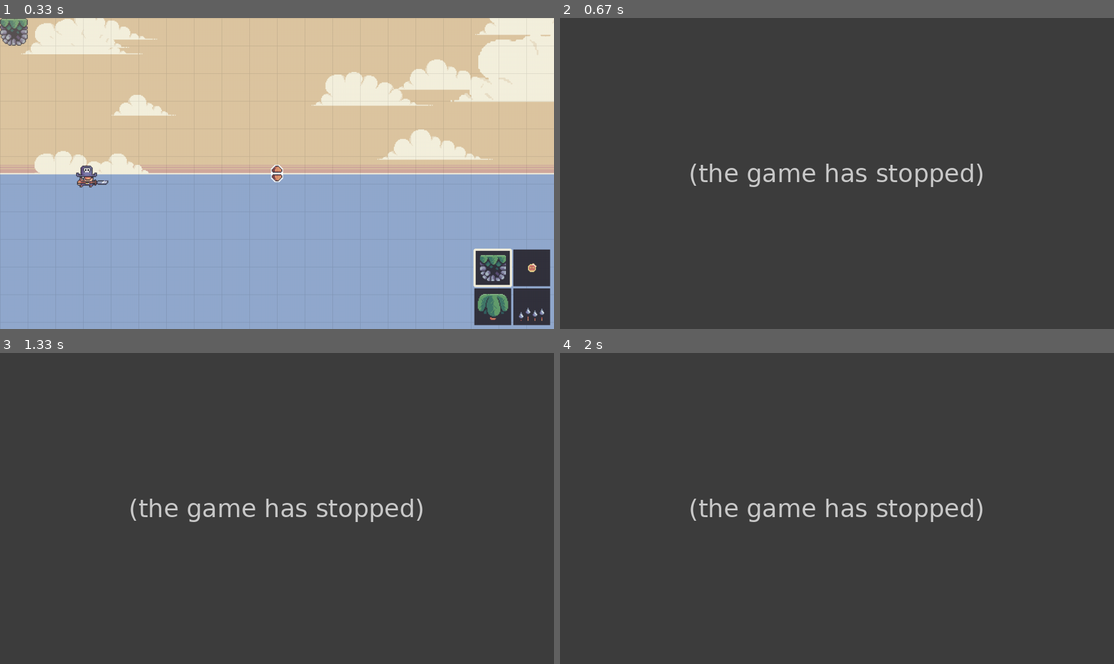
Above: before the commit, frames 1-4 (two rows, left to right).
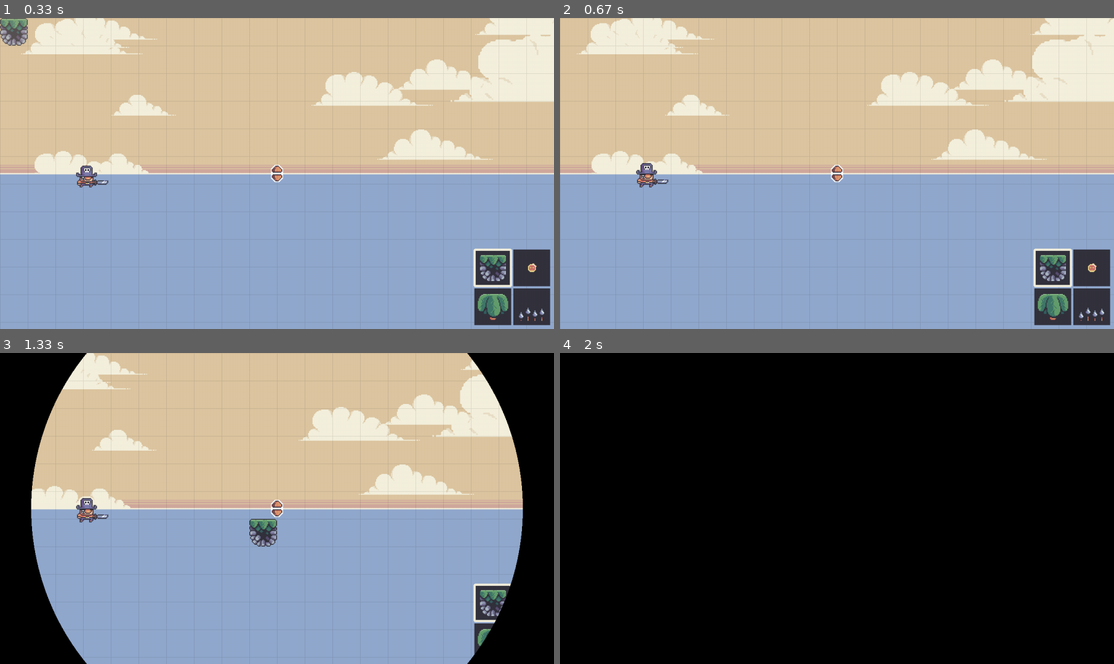
Above: after the commit, the same moments.

Repository: deadlyedge/pygame2023
Game: pygame game, started from PirateMaker/main.py
Same seed, same stepped clock (60 frames per second), same inputs: the game is played once before the commit and once after it.
Inputs (mouse positions are in pixels of both pictures, inside the frame that each line leads up to):
- Up to frame 1 (0.33 s): no input
- Up to frame 2 (0.67 s): click (1069, 288) at 0.38 s
- Up to frame 3 (1.33 s): click (254, 520) at 0.88 s; tap Enter at 1.17 s
- Up to frame 4 (2 s): click (648, 508) at 1.55 s; hold Right from 1.83 s (still down)

Frame 1 is identical in both runs. In frame 2, 98% of the frame differs, in the area x 0-100%, y 0-100%; in frame 3, 99%; in frame 4, 100%.
Error before the commit: KeyError: None (menu.py line 72); the game stopped at 0.38 s (later frames are placeholders)

Commit message:
need to be tested.

Diff:
--- a/PirateMaker/editor.py
+++ b/PirateMaker/editor.py
@@ -73,6 +73,11 @@
             origin=self.origin,
             group=[self.canvas_objects, self.foreground],
         )
+
+        # music
+        self.editor_music = pygame.mixer.Sound("PirateMaker/audio/Explorer.ogg")
+        self.editor_music.set_volume(0.4)
+        self.editor_music.play(loops=-1)
 
     # support
     def get_current_cell(self, obj=None):
@@ -230,6 +235,7 @@
                 sys.exit()
             if event.type == pygame.KEYDOWN and event.key == pygame.K_RETURN:
                 self.switch(self.create_grid())
+                self.editor_music.stop()
 
             self.pan_input(event)
             self.selection_hotkeys(event)
@@ -280,7 +286,8 @@
         if event.type == pygame.MOUSEBUTTONDOWN and self.menu.rect.collidepoint(
             mouse_pos()
         ):
-            self.selection_index = self.menu.click(mouse_pos(), mouse_buttons())
+            new_index = self.menu.click(mouse_pos(), mouse_buttons())
+            self.selection_index = new_index if new_index else self.selection_index
 
     def canvas_add(self):
         if (
--- a/PirateMaker/level.py
+++ b/PirateMaker/level.py
@@ -22,7 +22,7 @@
 
 
 class Level:
-    def __init__(self, grid, switch, asset_dict) -> None:
+    def __init__(self, grid, switch, asset_dict, audio) -> None:
         self.display_surface = pygame.display.get_surface()
         self.switch = switch
 
@@ -33,7 +33,7 @@
         self.collision_sprites = pygame.sprite.Group()
         self.shell_sprites = pygame.sprite.Group()
 
-        self.build_level(grid, asset_dict)
+        self.build_level(grid, asset_dict, audio['jump'])
 
         # level limits
         self.level_limits = {
@@ -49,7 +49,20 @@
         pygame.time.set_timer(self.cloud_timer, 2000)
         self.startup_clouds()
 
-    def build_level(self, grid, asset_dict):
+        # sounds
+        self.bg_music = audio['music']
+        self.bg_music.set_volume(0.4)
+        self.bg_music.play(loops=-1)
+
+        self.coin_sound = audio['coin']
+        self.coin_sound.set_volume(0.3)
+
+        self.hit_sound = audio['hit']
+        self.hit_sound.set_volume(0.3)
+
+        self.jump_sound = audio['jump']
+
+    def build_level(self, grid, asset_dict, jump_sound):
         for layer_name, layer in grid.items():
             for pos, data in layer.items():
                 if layer_name == "terrain":
@@ -83,6 +96,7 @@
                             asset_dict["player"],
                             self.all_sprites,
                             self.collision_sprites,
+                            jump_sound
                         )
 
                     # sky
@@ -209,6 +223,7 @@
             self.player, self.coin_sprites, True
         )
         for sprite in collided_coins:
+            self.coin_sound.play()
             Particle(self.particle_surfs, sprite.rect.center, self.all_sprites)
 
     def get_damage(self):
@@ -216,6 +231,7 @@
             self.player, self.damage_sprites, False, pygame.sprite.collide_mask
         )
         if collision_sprites:
+            self.hit_sound.play()
             self.player.damage()
 
     def event_loop(self):
@@ -225,6 +241,7 @@
                 sys.exit()
             if event.type == pygame.KEYDOWN and event.key == pygame.K_ESCAPE:
                 self.switch()
+                self.bg_music.stop()
 
             if event.type == self.cloud_timer:
                 surf = choice(self.cloud_surfs)
--- a/PirateMaker/main.py
+++ b/PirateMaker/main.py
@@ -74,8 +74,18 @@
         # clouds
         self.clouds = import_folder("PirateMaker/graphics/clouds")
 
+        # sounds
+        self.level_sounds = {
+            "coin": pygame.mixer.Sound("PirateMaker/audio/coin.wav"),
+            "hit": pygame.mixer.Sound("PirateMaker/audio/hit.wav"),
+            "jump": pygame.mixer.Sound("PirateMaker/audio/jump.wav"),
+            "music": pygame.mixer.Sound("PirateMaker/audio/SuperHero.ogg"),
+        }
+
     def toggle_editor(self):
         self.editor_active = not self.editor_active
+        if self.editor_active:
+            self.editor.editor_music.play()
 
     def switch(self, grid=None):
         self.transition.active = True
@@ -99,6 +109,7 @@
                     "pearl": self.pearl,
                     "clouds": self.clouds,
                 },
+                self.level_sounds,
             )
 
     def run(self, frame_rate):
--- a/PirateMaker/sprites.py
+++ b/PirateMaker/sprites.py
@@ -247,7 +247,7 @@
 
 
 class Player(Generic):
-    def __init__(self, pos, assets, group, collision_sprites) -> None:
+    def __init__(self, pos, assets, group, collision_sprites, jump_sound) -> None:
         # animation
         self.animation_frames = assets
         self.frame_index = 0
@@ -272,6 +272,10 @@
 
         # timer
         self.invul_timer = Timer(200)
+
+        # sound
+        self.jump_sound = jump_sound
+        self.jump_sound.set_volume(0.3)
 
     def damage(self):
         if not self.invul_timer.active:
@@ -321,6 +325,7 @@
 
         if keys[pygame.K_SPACE] and self.on_floor:
             self.direction.y = -2
+            self.jump_sound.play()
 
     def move(self, dt):
         # horizontal movement
